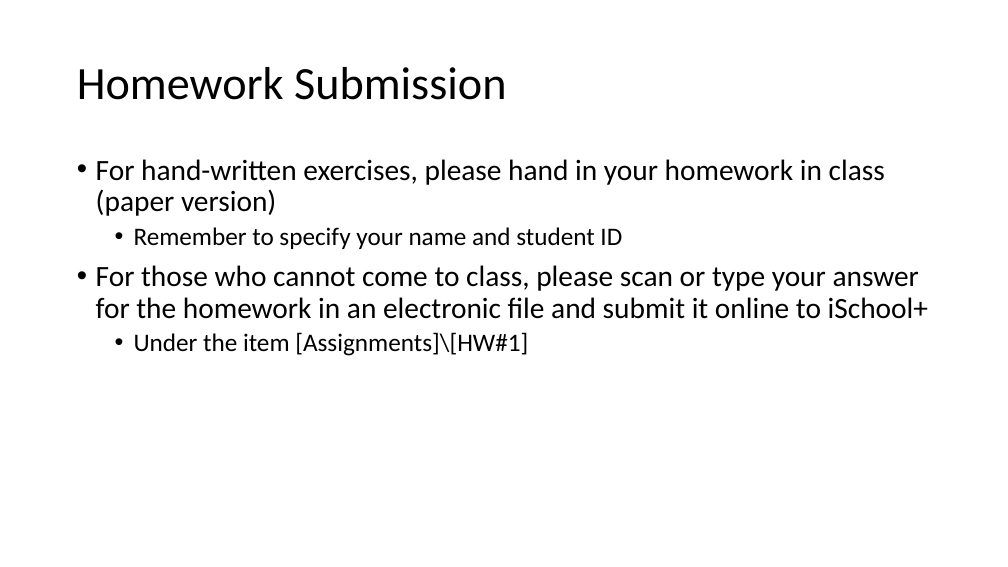
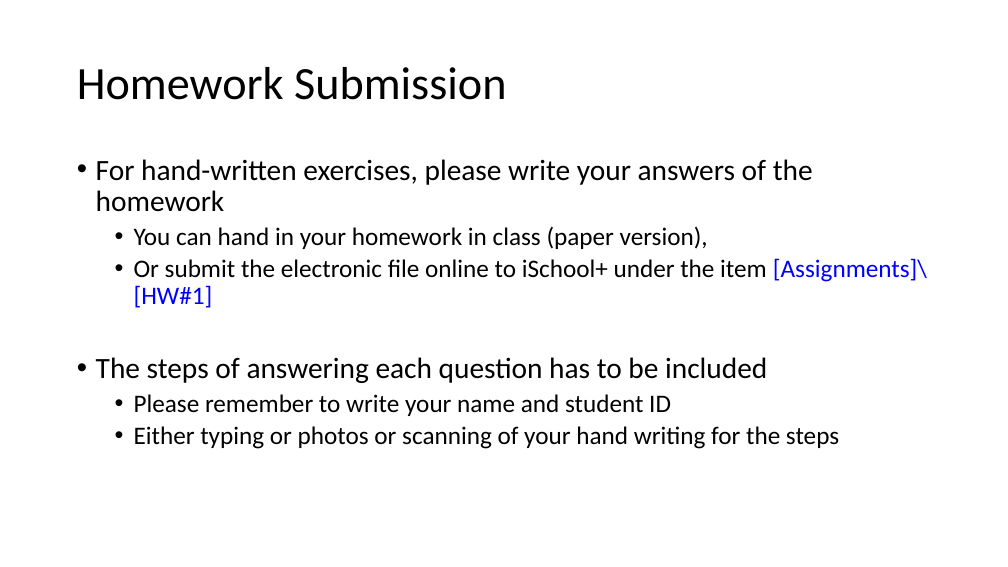
Before and after one commit to chriswjh/chriswjh.github.io, a slide deck: slide 11 of EDM/HW1.pptx. Drawn at 1008x567 pixels with LibreOffice and Linux fonts; fonts in the diff are those of the drawing. Boxes give left, top, right and bottom in pixels: in the first picture for what was removed or moved away, otherwise in the second. Text is boxed around its words. In the diff, an @@ line names an element or a change of style, - is before the commit and + after.

```diff
--- a/EDM/HW1.pptx
+++ b/EDM/HW1.pptx
@@ text at (96, 159, 927, 449): text changed; size 28 to 24 pt @@
-• For hand-written exercises, please hand in your homework in class (paper version)
-  • Remember to specify your name and student ID
-• For those who cannot come to class, please scan or type your answer for the homework in an electronic file and submit it online to iSchool+
-  • Under the item [Assignments]\[HW#1]
+• For hand-written exercises, please write your answers of the homework
+  • You can hand in your homework in class (paper version),
+  • Or submit the electronic file online to iSchool+ under the item [Assignments]\[HW#1]
+• The steps of answering each question has to be included
+  • Please remember to write your name and student ID
+  • Either typing or photos or scanning of your hand writing for the steps
```
